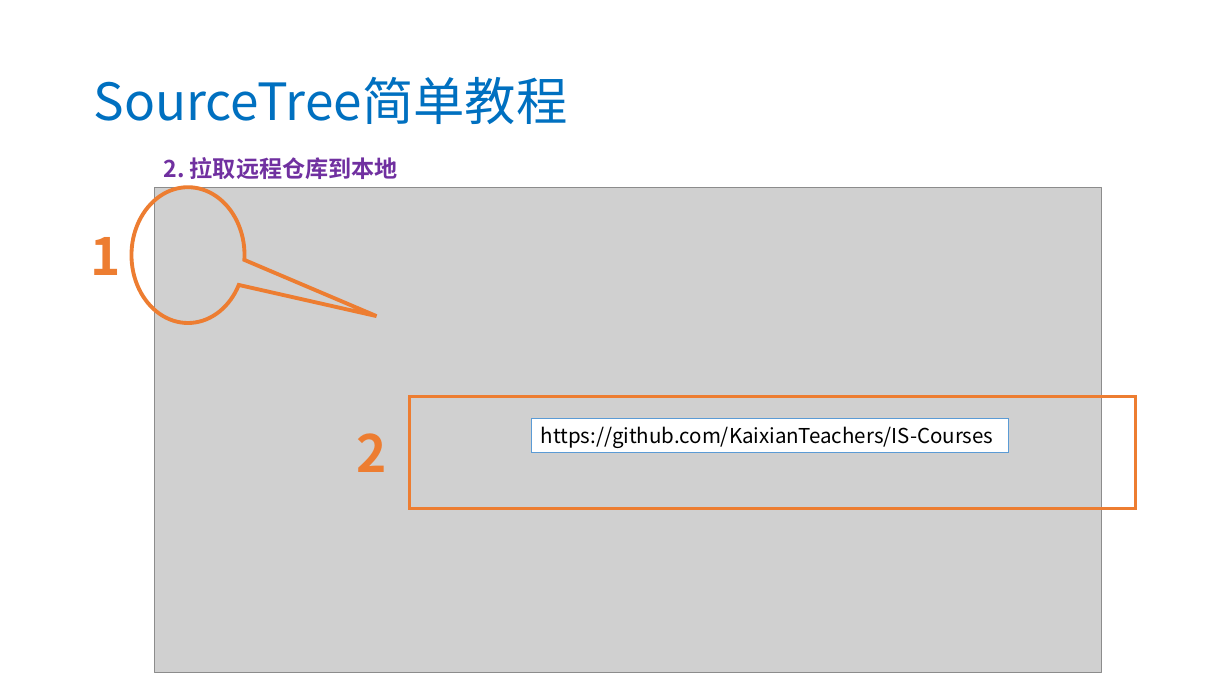
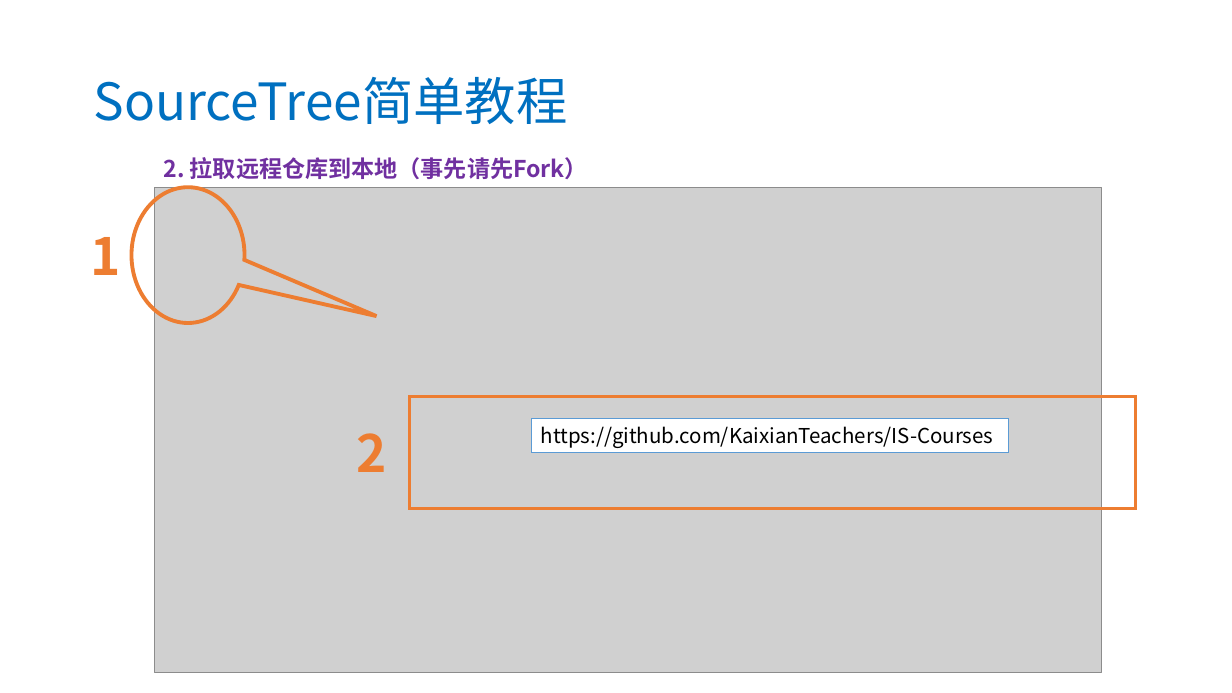
Before and after one commit to zouyusky/IS-Courses, a slide deck: slide 18 of C0_for_teacher/assets/docs/使用Github开发自主学习网站.pptx (slide 9 before the commit). Drawn at 1232x693 pixels with LibreOffice and Linux fonts; fonts in the diff are those of the drawing; grey boxes stand for pictures. Boxes give left, top, right and bottom in pixels: in the first picture for what was removed or moved away, otherwise in the second. Text is boxed around its words. In the diff, an @@ line names an element or a change of style, - is before the commit and + after.

```diff
--- a/C0_for_teacher/assets/docs/使用Github开发自主学习网站.pptx
+++ b/C0_for_teacher/assets/docs/使用Github开发自主学习网站.pptx
@@ text at box(163, 157, 588, 179): text changed @@
-2. 拉取远程仓库到本地
+2. 拉取远程仓库到本地（事先请先Fork）
```
Also in this commit, not shown: 5 other slides changed, 10 slides added.
